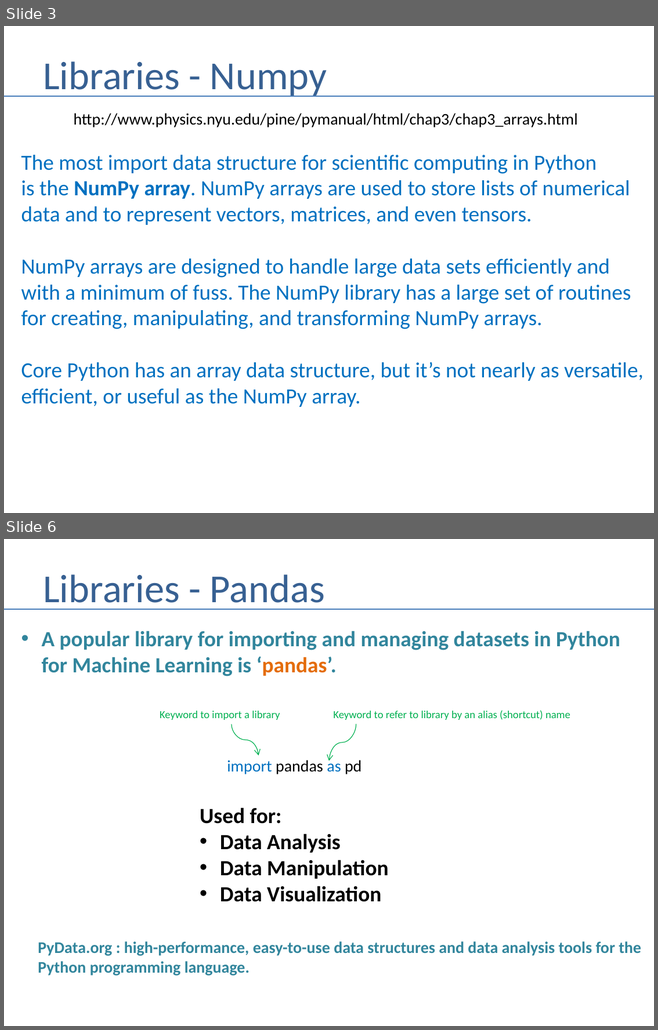
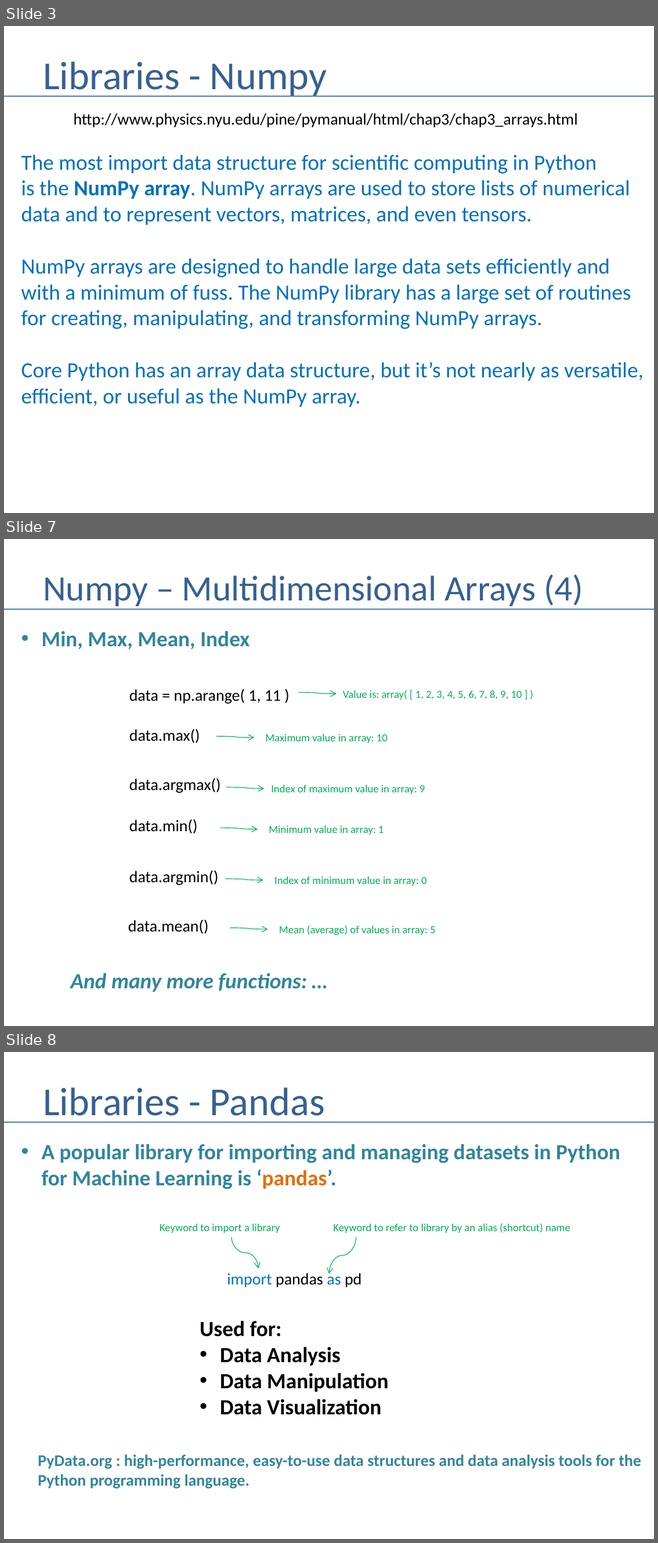
Before and after one commit to andrewferlitsch/Portland-Data-Science-Group, a slide deck: Presentations/Python - Numpy and Pandas.pptx. Shown one above the other, each under a label of ours: slides 3 and 6 before the commit, slides 3, 7 and 8 after it; the slides between them are not shown. The pictures are 658x1030 and 658x1543 pixels, drawn with LibreOffice and Linux fonts; fonts in the diff are those of the drawing. Boxes give left, top, right and bottom in pixels: in the first picture for what was removed or moved away, otherwise in the second. Text is boxed around its words. In the diff, an @@ line names an element or a change of style, - is before the commit and + after.

Commit message:
numpy updates

```diff
--- a/Presentations/Python - Numpy and Pandas.pptx
+++ b/Presentations/Python - Numpy and Pandas.pptx
@@ slide 7 added at <box>4,539,654,1026</box>, background #FFFFFF @@
@@ title added at <box>43,574,583,609</box>, 39.6 pt, text #376092 @@
+Numpy – Multidimensional Arrays (4)
@@ line added from (4, 609) to (654, 609), #4B7EBC 1.5 pt @@
@@ text added at <box>42,631,249,649</box>, 24 pt, text #31859C, bold @@
+• Min, Max, Mean, Index
@@ text added at <box>129,689,281,704</box>, 18 pt, text #000000 @@
+data = np.arange( 1, 11 )
@@ curved arrow added from (298, 692) to (336, 694), #00B050 0.75 pt @@
@@ text added at <box>343,690,521,700</box>, 12 pt, text #00B050 @@
+Value is: array( [ 1, 2, 3, 4, 5, 6, 7, 8, 9, 10 ] )
@@ text added at <box>129,729,200,743</box>, 18 pt, text #000000 @@
+data.max()
@@ curved arrow added from (216, 736) to (254, 738), #00B050 0.75 pt @@
@@ text added at <box>265,734,387,743</box>, 12 pt, text #00B050 @@
+Maximum value in array: 10
@@ text added at <box>129,778,221,793</box>, 18 pt, text #000000 @@
+data.argmax()
@@ curved arrow added from (226, 787) to (264, 788), #00B050 0.75 pt @@
@@ text added at <box>271,785,424,794</box>, 12 pt, text #00B050 @@
+Index of maximum value in array: 9
@@ text added at <box>129,819,198,834</box>, 18 pt, text #000000 @@
+data.min()
@@ curved arrow added from (220, 828) to (257, 830), #00B050 0.75 pt @@
@@ text added at <box>268,826,383,835</box>, 12 pt, text #00B050 @@
+Minimum value in array: 1
@@ text added at <box>129,870,219,885</box>, 18 pt, text #000000 @@
+data.argmin()
@@ curved arrow added from (226, 879) to (263, 880), #00B050 0.75 pt @@
@@ text added at <box>274,877,426,886</box>, 12 pt, text #00B050 @@
+Index of minimum value in array: 0
@@ text added at <box>128,919,209,934</box>, 18 pt, text #000000 @@
+data.mean()
@@ curved arrow added from (230, 928) to (268, 929), #00B050 0.75 pt @@
@@ text added at <box>279,925,435,936</box>, 12 pt, text #00B050 @@
+Mean (average) of values in array: 5
@@ text added at <box>71,973,307,992</box>, 24 pt, text #31859C, bold, italic @@
+And many more functions: …
@@ what was slide 6 is now slide 8 @@
```
Also in this commit, not shown: 3 slides changed, 1 other slide added.
